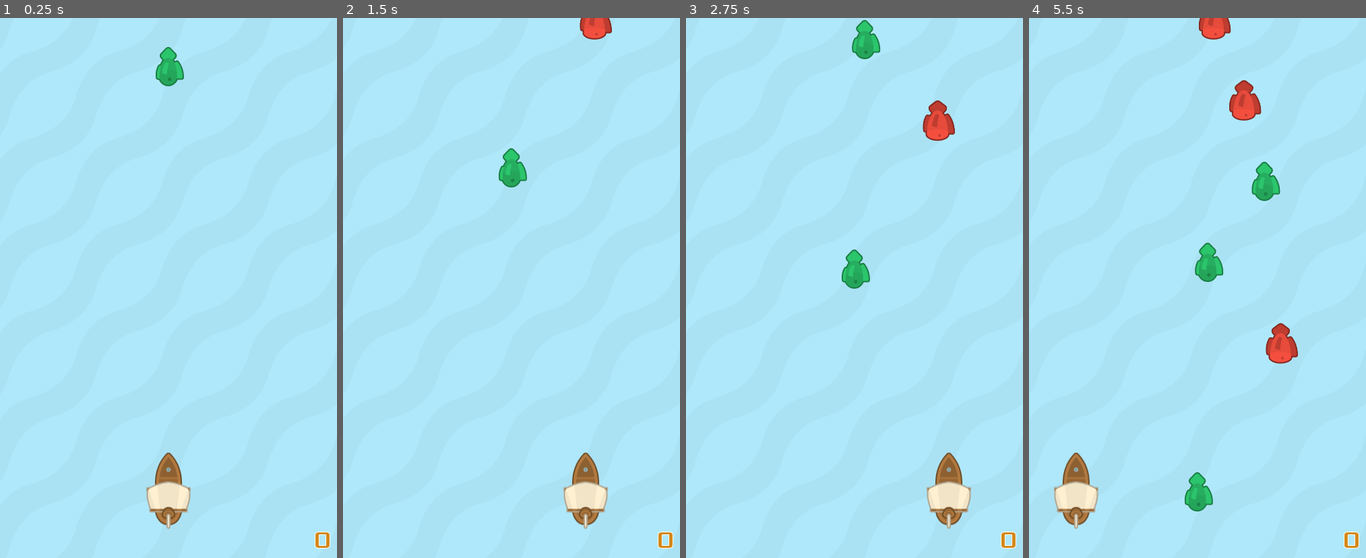
Above: before the commit, frames 1-4 (left to right).
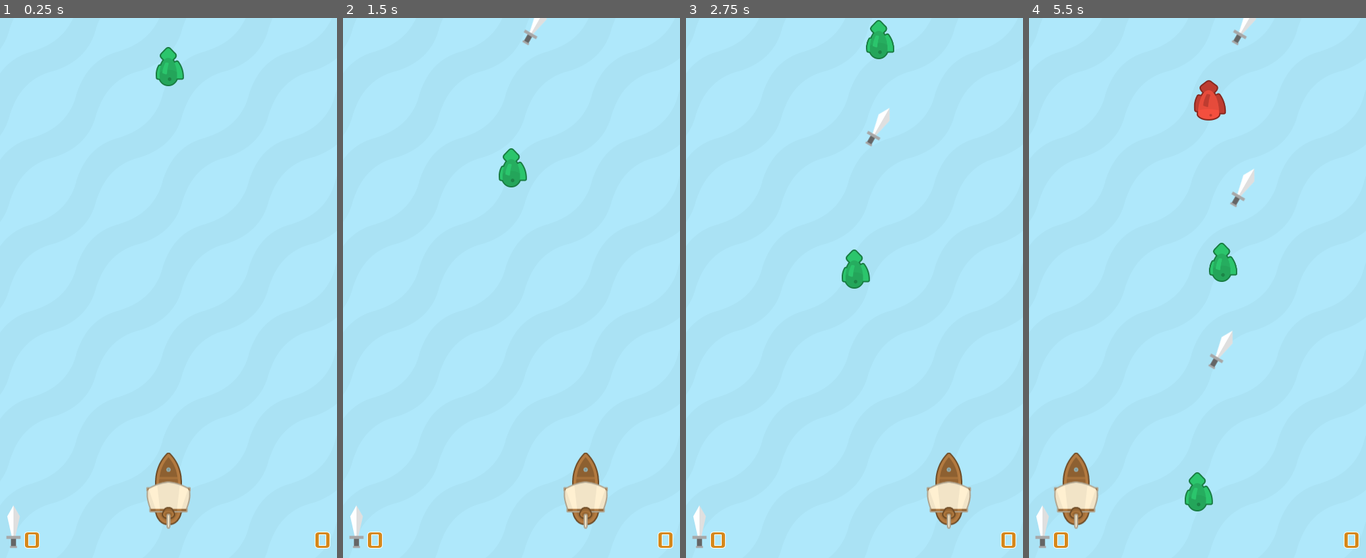
Above: after the commit, the same moments.

Repository: mwa/seaworthy
Game: Godot game, scene res://scenes/Sea.tscn
Same seed, same stepped clock (60 frames per second), same inputs: the game is played once before the commit and once after it. The engine's default icon, where the game draws it, is replaced by a stand-in: a white triangle on a blue panel in a dark square.
Inputs:
- Up to frame 1 (0.25 s): no input
- Up to frame 2 (1.5 s): hold Right (ui_right) 0.53-1.28 s; hold Left (ui_left) from 1.28 s (still down)
- Up to frame 3 (2.75 s): release Left (ui_left) at 2.03 s; hold Right (ui_right) from 2.03 s (still down)
- Up to frame 4 (5.5 s): release Right (ui_right) at 3.53 s; hold Left (ui_left) from 3.53 s (still down)

The runs differ from the first frame. In frame 1, 0.3% of the frame differs, in the area x 1-12%, y 90-99%; in frame 2, 0.8%; in frame 3, 1.6%; in frame 4, 3.7%, in the area x 1-80%, y 0-99%.

Commit message:
add collectible swords

Diff:
--- a/scenes/Sea.tscn
+++ b/scenes/Sea.tscn
@@ -6,8 +6,14 @@
 [ext_resource path="res://fonts/Xolonium-Regular.ttf" type="DynamicFontData" id=4]
 [ext_resource path="res://scenes/Fish.tscn" type="PackedScene" id=5]
 [ext_resource path="res://scenes/PlayerShip.tscn" type="PackedScene" id=6]
+[ext_resource path="res://assets/img/sword_silver.png" type="Texture" id=7]
 
 [sub_resource type="DynamicFont" id=1]
+size = 35
+outline_size = 1
+font_data = ExtResource( 4 )
+
+[sub_resource type="DynamicFont" id=4]
 size = 35
 outline_size = 1
 font_data = ExtResource( 4 )
@@ -43,10 +49,30 @@
 custom_colors/font_outline_modulate = Color( 1, 1, 1, 1 )
 text = "12345"
 align = 2
+__meta__ = {
+"_edit_use_anchors_": false
+}
 
-[node name="Fishes" type="Node2D" parent="."]
+[node name="Sword" type="Sprite" parent="HUD"]
+position = Vector2( 20, 752.951 )
+texture = ExtResource( 7 )
 
-[node name="Fish" parent="Fishes" instance=ExtResource( 5 )]
+[node name="Label" type="Label" parent="HUD/Sword"]
+margin_left = 15.0
+margin_top = -0.975464
+margin_right = 60.2465
+margin_bottom = 44.0245
+custom_fonts/font = SubResource( 4 )
+custom_colors/font_color = Color( 0.839216, 0.533333, 0.101961, 1 )
+custom_colors/font_outline_modulate = Color( 1, 1, 1, 1 )
+text = "12"
+__meta__ = {
+"_edit_use_anchors_": false
+}
+
+[node name="Collectibles" type="Node2D" parent="."]
+
+[node name="Fish" parent="Collectibles" instance=ExtResource( 5 )]
 position = Vector2( 250, 50 )
 
 [node name="PlayerShip" parent="." instance=ExtResource( 6 )]
@@ -64,3 +90,4 @@
 
 [node name="Timer" type="Timer" parent="."]
 [connection signal="change_score" from="PlayerShip" to="." method="_on_PlayerShip_change_score"]
+[connection signal="update_swords" from="PlayerShip" to="." method="_on_PlayerShip_update_swords"]
--- /dev/null
+++ b/scenes/Sword.tscn
@@ -0,0 +1,19 @@
+[gd_scene load_steps=5 format=2]
+
+[ext_resource path="res://scenes/Collectible.tscn" type="PackedScene" id=1]
+[ext_resource path="res://assets/img/sword_silver.png" type="Texture" id=2]
+[ext_resource path="res://scripts/Sword.gd" type="Script" id=3]
+
+[sub_resource type="CapsuleShape2D" id=1]
+height = 40.0
+
+[node name="Collectible" instance=ExtResource( 1 )]
+script = ExtResource( 3 )
+
+[node name="Sprite" parent="." index="0"]
+rotation = 0.523599
+texture = ExtResource( 2 )
+
+[node name="CollisionShape2D" type="CollisionShape2D" parent="." index="1"]
+rotation = 0.523599
+shape = SubResource( 1 )
--- a/scripts/HUD.gd
+++ b/scripts/HUD.gd
@@ -5,4 +5,7 @@
 	pass # Replace with function body.
 
 func update_score(score):
-    $ScoreLabel.text = str(score)
+	$ScoreLabel.text = str(score)
+
+func update_swords(num_swords):
+	$Sword/Label.text = str(num_swords)
--- a/scripts/PlayerShip.gd
+++ b/scripts/PlayerShip.gd
@@ -1,9 +1,13 @@
 extends KinematicBody2D
 
 signal change_score(points)
+signal update_swords(num_swords)
+
 
 var speed = 200  # speed in pixels/s
 var velocity = Vector2.ZERO
+
+var swords = 0
 
 
 # Called every frame. 'delta' is the elapsed time since the previous frame.
@@ -28,11 +32,19 @@
 		velocity += transform.x * speed
 
 
-# handle collision with fish
+# handle collisions with collectibles
+
 func on_fish_touched():
 	$PickupSound.play()
 	emit_signal("change_score", 1)
 
+
 func on_bad_fish_caught():
 	$HitSound.play()
 	emit_signal("change_score", -10)
+
+
+func on_sword_touched():
+	$PickupSound.play()
+	swords += 1
+	emit_signal("update_swords", swords)
--- a/scripts/Sea.gd
+++ b/scripts/Sea.gd
@@ -2,8 +2,10 @@
 
 var score
 
+
 var Fish = load("res://scenes/Fish.tscn")
 var BadFish = load("res://scenes/BadFish.tscn")
+var Sword = load("res://scenes/Sword.tscn")
 
 
 # Called when the node enters the scene tree for the first time.
@@ -11,28 +13,40 @@
 	randomize()
 	new_game()
 
+
 func new_game():
 	score = 0
 	_on_PlayerShip_change_score(0)
+	_on_PlayerShip_update_swords(0)
 	# spawn a fish every timeout
 	$Timer.connect("timeout", self, "spawn_fish")
 	$Timer.start()
+
 
 func _on_PlayerShip_change_score(points):
 	score += points
 	$HUD.update_score(score)
 
+
+func _on_PlayerShip_update_swords(num_swords):
+	$HUD.update_swords(num_swords)
+
+
 # spawn a fish at a random position at the top
 func spawn_fish():
-	var fish
-	if randf() < 0.8:
+	var collectible
+	var random_value = randf()
+	if random_value < 0.7:
 		# create Fish instance
-		fish = Fish.instance()
+		collectible = Fish.instance()
+	elif randf() < 0.8:
+		# create BadFish instance
+		collectible = BadFish.instance()
 	else:
-		# create BadFish instance
-		fish = BadFish.instance()
+		# create Sword instance
+		collectible = Sword.instance()
 
-	# set random fish position
-	fish.position = Vector2(rand_range(50, 450), -50)
-	# add fish to Fishes container node
-	$Fishes.add_child(fish)
+	# set random collectible position
+	collectible.position = Vector2(rand_range(50, 450), -50)
+	# add fish to Collectibles container node
+	$Collectibles.add_child(collectible)
--- /dev/null
+++ b/scripts/Sword.gd
@@ -0,0 +1,15 @@
+extends "res://scripts/Collectible.gd"
+
+# NOTE: inherited scene requires separate CollisonShape2D, as it would overwrite parent settings
+
+
+func _ready():
+	tween_duration = 0.2
+
+
+# collision handler
+func on_body_entered(body):
+	if body.has_method('on_sword_touched'):
+		# handle collision
+		body.on_sword_touched()
+		animate_remove()
Binary file added: assets/img/sword_silver.png
Not shown, added: assets/img/sword_silver.png.import
Not shown: 1 places in scenes/Sea.tscn that only renumber resources
Not shown, changed: README.md
